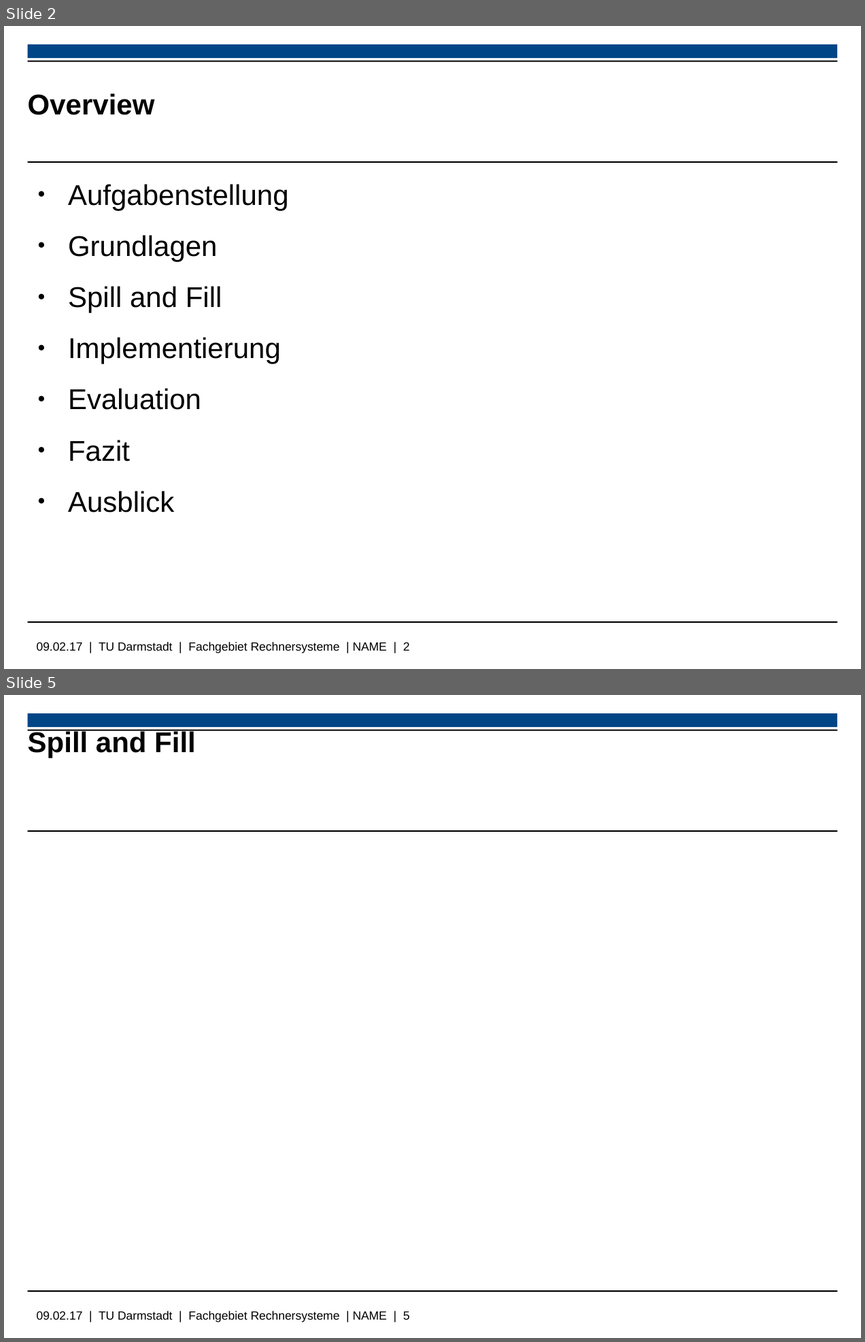
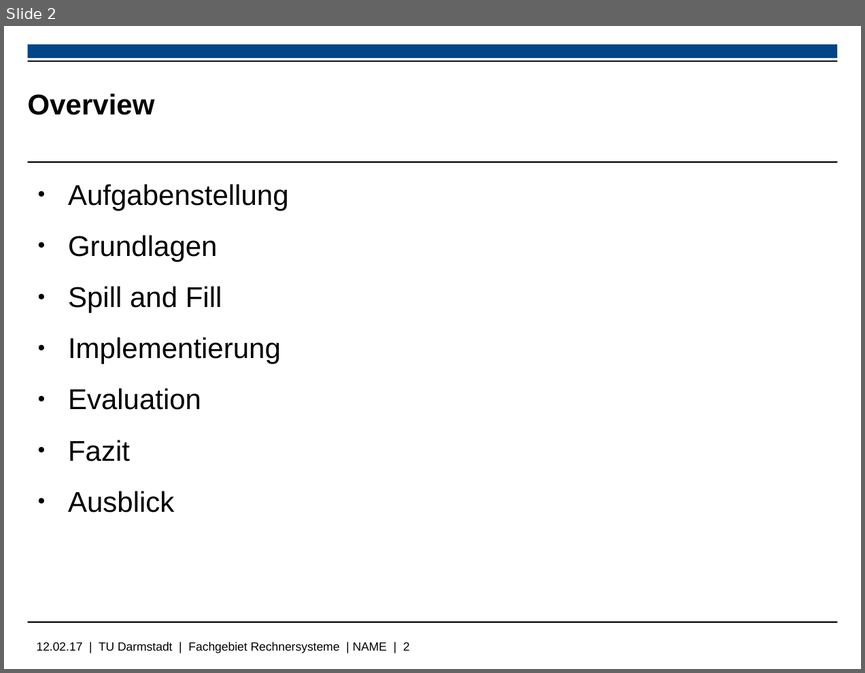
Before and after one commit to Wiero/PS_RS_REPORT, a slide deck: libreoffice_presentation.odp. Shown one above the other, each under a label of ours: slides 2 and 5 before the commit, slide 2 after it; the slides between them are not shown. The pictures are 865x1342 and 865x673 pixels, drawn with LibreOffice and Linux fonts; fonts in the diff are those of the drawing; background and template pictures are left out. Boxes give left, top, right and bottom in pixels: in the first picture for what was removed or moved away, otherwise in the second. Text is boxed around its words. In the diff, an @@ line names an element or a change of style, - is before the commit and + after.

```diff
--- a/libreoffice_presentation.odp
+++ b/libreoffice_presentation.odp
@@ slide 5 removed at box(4, 695, 861, 1338), background #FFFFFF; not listed: 5 template elements that a slide beside it also shows @@
@@ title removed at box(28, 729, 196, 758) @@
-Spill and Fill
@@ text at box(37, 641, 410, 653): text changed @@
-09.02.17 | TU Darmstadt | Fachgebiet Rechnersysteme | NAME | 2
+12.02.17 | TU Darmstadt | Fachgebiet Rechnersysteme | NAME | 2
```
Also in this commit, not shown: 6 slides changed, 3 slides added, 2 other slides removed, 1 other file.
